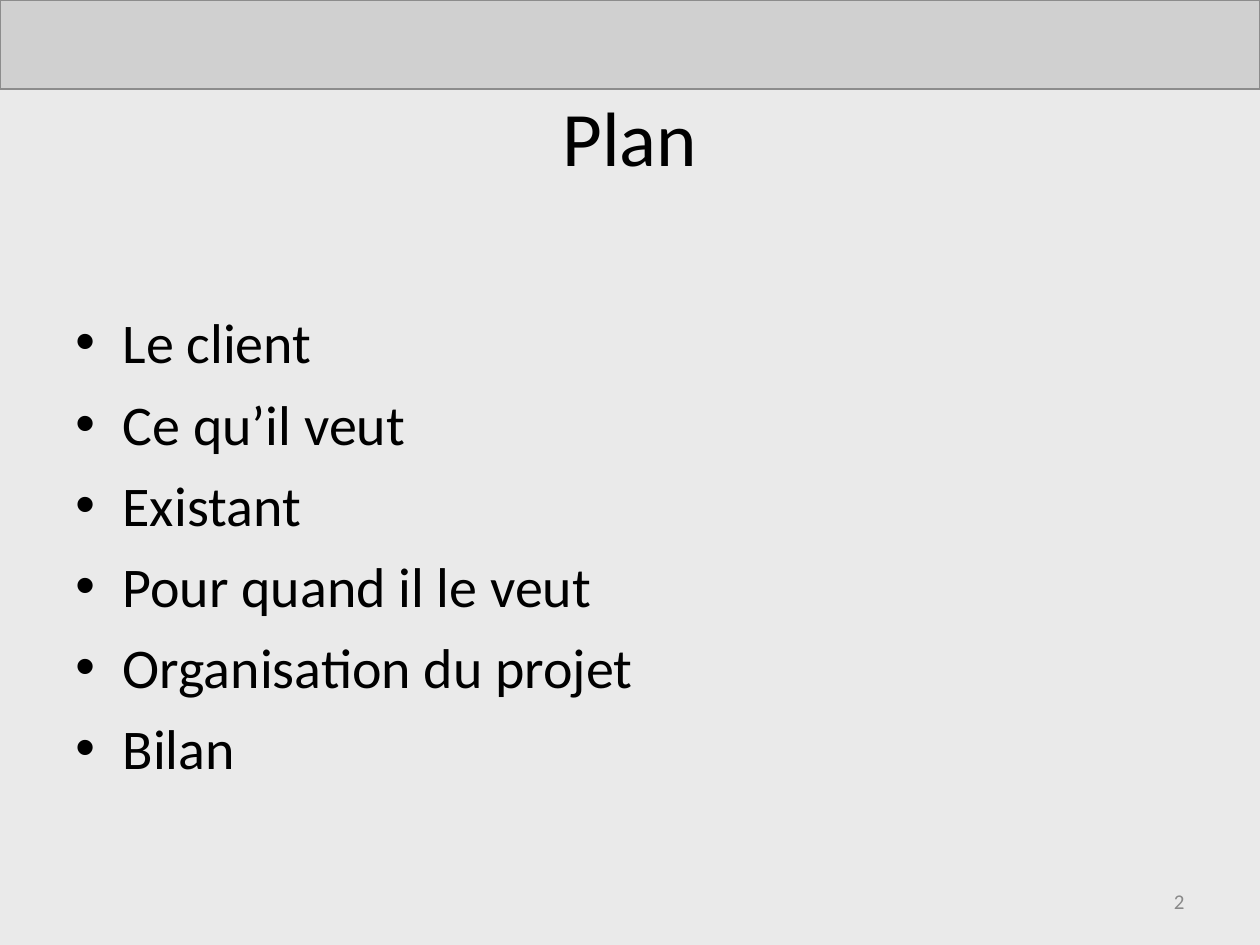
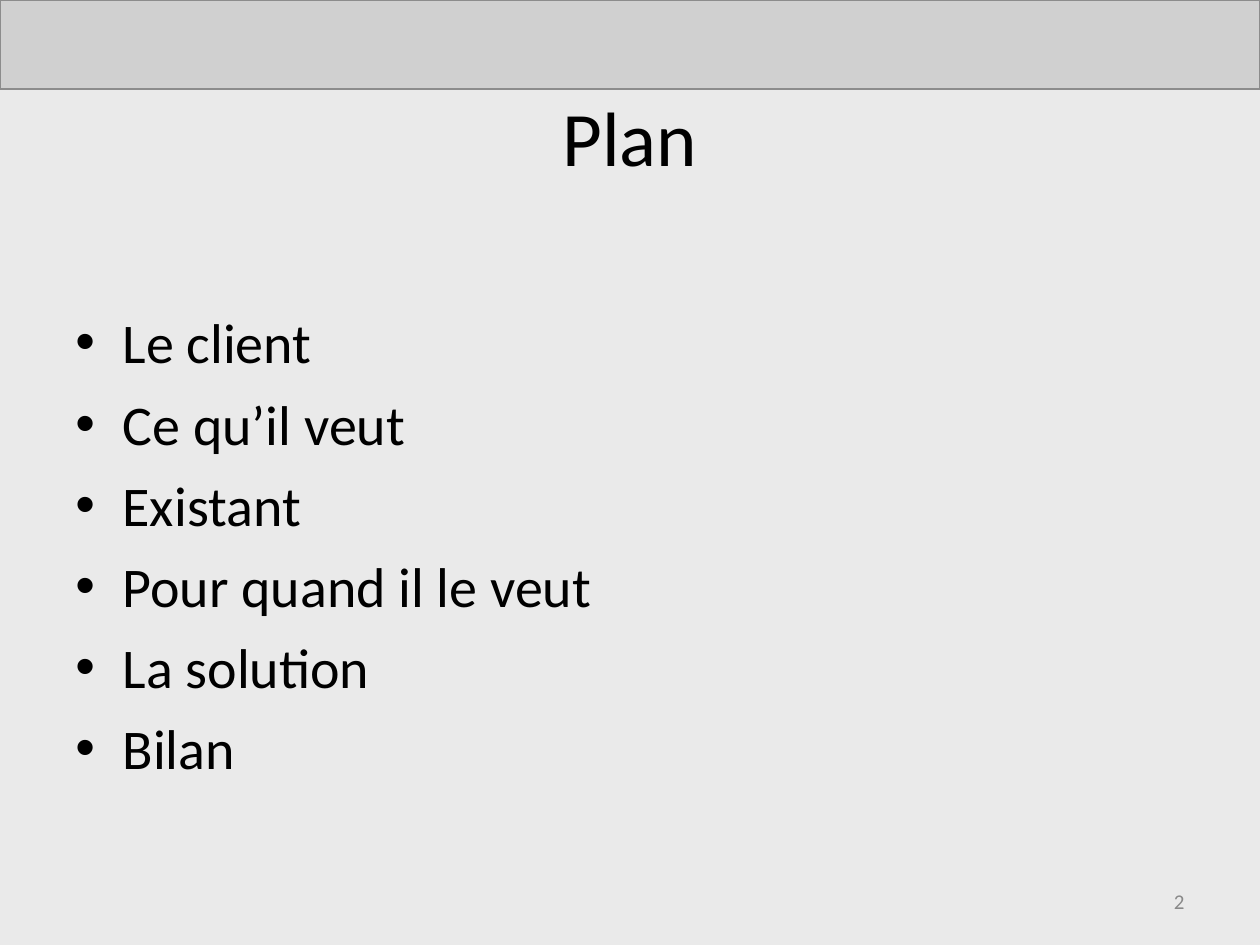
Before and after one commit to AdrienLombard/SimplePass, a slide deck: slide 2 of source/Projet Courchevel - Bilan intermédiaire - Version Adrien.ppt. Drawn at 1260x945 pixels with LibreOffice and Linux fonts; fonts in the diff are those of the drawing; grey boxes stand for pictures. Boxes give left, top, right and bottom in pixels: in the first picture for what was removed or moved away, otherwise in the second. Text is boxed around its words. In the diff, an @@ line names an element or a change of style, - is before the commit and + after.

```diff
--- a/source/Projet Courchevel - Bilan intermédiaire - Version Adrien.ppt
+++ b/source/Projet Courchevel - Bilan intermédiaire - Version Adrien.ppt
@@ text at (x1=123, y1=649, x2=370, y2=689): text changed @@
-• Organisation du projet
+• La solution
```
Also in this commit, not shown: 3 other slides changed.
